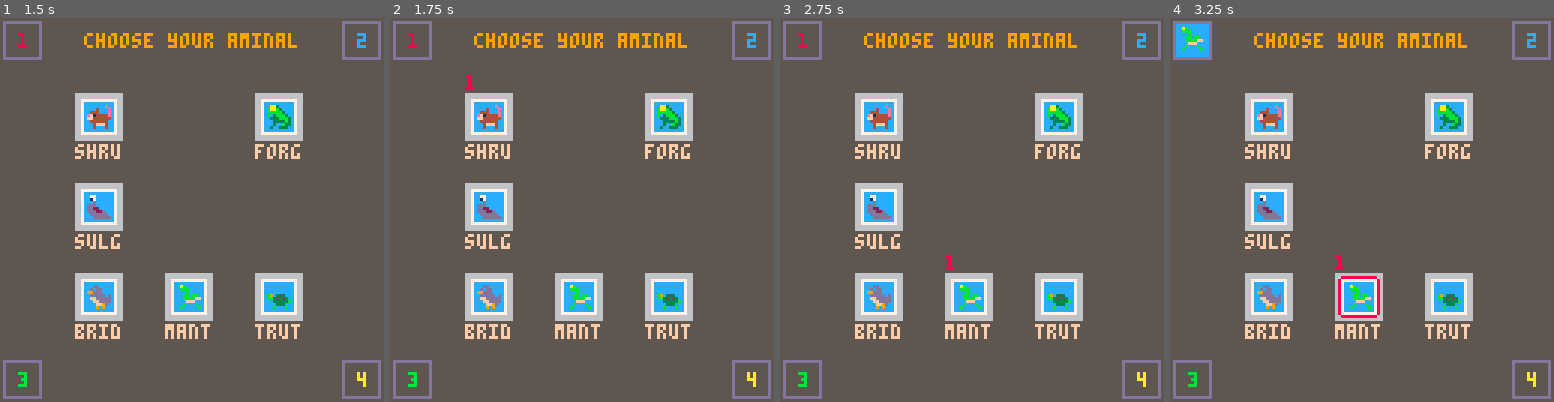
Above: before the commit, frames 1-4 (left to right).
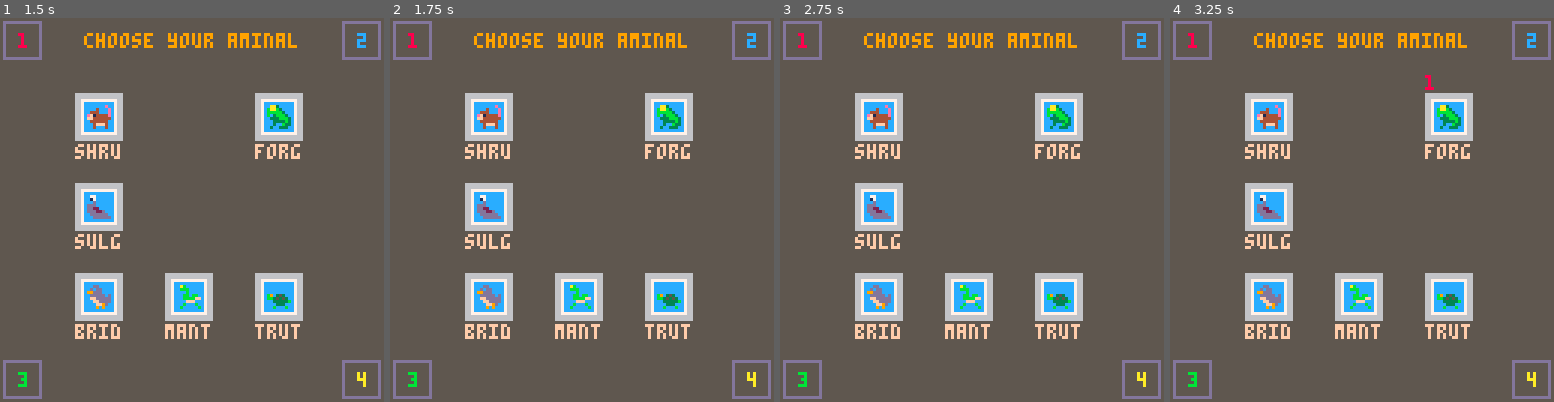
Above: after the commit, the same moments.

Repository: sealgair/aminals
Game: PICO-8 cartridge game.p8
Same seed, same stepped clock (60 frames per second), same inputs: the game is played once before the commit and once after it.
Inputs:
- Up to frame 1 (1.5 s): tap X (X key) at 0.33, 1.07 s; tap O (Z key) at 0.7 s
- Up to frame 2 (1.75 s): hold Right from 1.6 s (still down); tap O (Z key) at 1.7 s
- Up to frame 3 (2.75 s): tap X (X key) at 1.85 s; release Right at 2.1 s; tap O (Z key) at 2.1, 2.5 s; hold Up 2.15-2.42 s; hold Right from 2.47 s (still down)
- Up to frame 4 (3.25 s): tap O (Z key) at 2.9 s; tap X (X key) at 2.97 s; release Right at 3.03 s; hold Left from 3.08 s (still down)

Frame 1 is identical in both runs. In frame 2, less than 0.1% of the frame differs, in the area x 19-22%, y 14-19%; in frame 3, less than 0.1%; in frame 4, 1.1%, in the area x 1-69%, y 1-79%.

Commit message:
don't start games without people

Diff:
--- a/main.lua
+++ b/main.lua
@@ -92,12 +92,26 @@
     local selected = self.selected[player]
 
     if btnp(b.o, player-1) then
-      chosen.x, chosen.y = 0, 0
+      if chosen.x != 0 then
+        chosen.x, chosen.y = 0, 0
+      else
+        selected.x, selected.y = 0, 0
+      end
       self.palettes[player] = player-1
     end
 
     if btnp(b.x, player-1) then
-      if chosen == selected and chosen != coord(0, 0) then
+      chosencount = 0
+      for p, c in pairs(self.chosen) do
+        if (c.x != 0) chosencount += 1
+      end
+      selcount = 0
+      for p, s in pairs(self.selected) do
+        if (s.x != 0) selcount += 1
+      end
+      -- require at least two players to start
+      -- don't let it start if someone hasn't chosen
+      if chosen.x != 0 and chosencount > 1 and chosencount == selcount then
         local players = {}
         for p, pos in pairs(self.chosen) do
           if pos != coord(0,0) then
